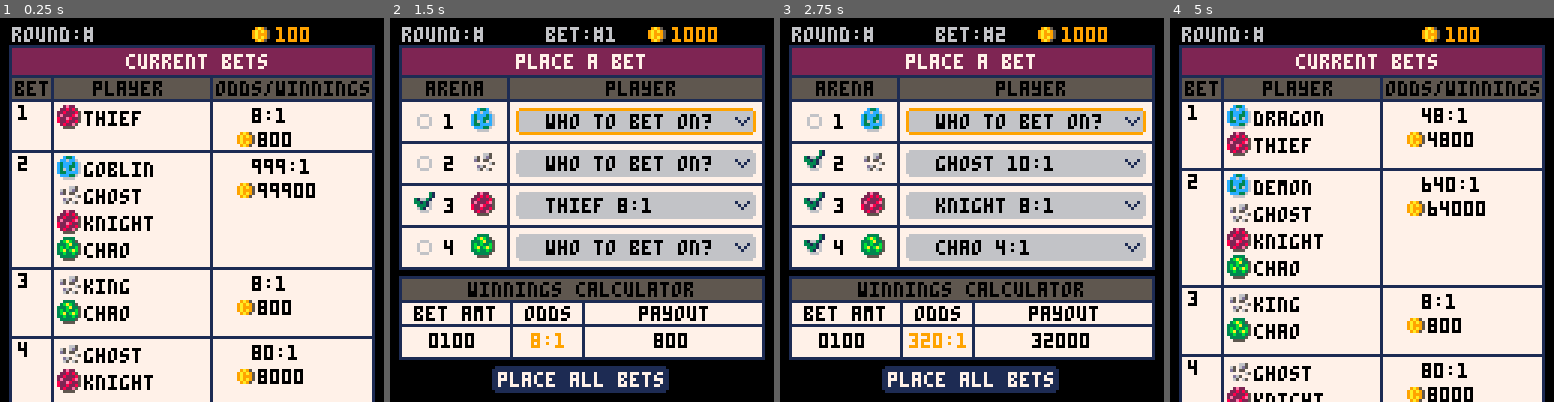
Above: before the commit, frames 1-4 (left to right).
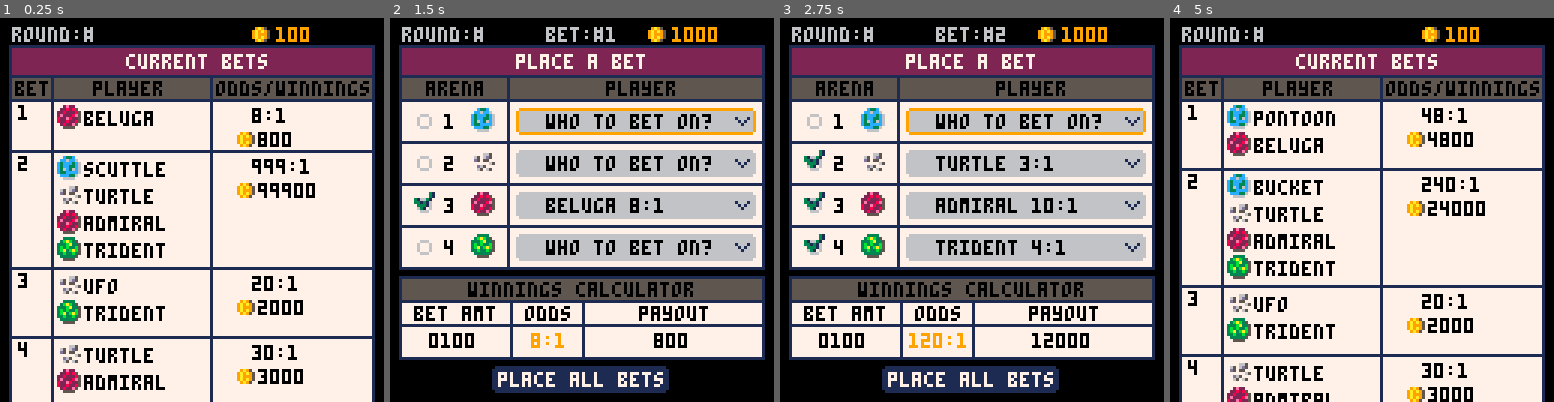
Above: after the commit, the same moments.

Repository: suspicious-smoke/club-bets-pico8
Game: PICO-8 cartridge club-bets.p8
Same seed, same stepped clock (60 frames per second), same inputs: the game is played once before the commit and once after it.
Inputs:
- Up to frame 1 (0.25 s): no input
- Up to frame 2 (1.5 s): tap X (X key) at 0.33, 1.07 s; tap O (Z key) at 0.7 s
- Up to frame 3 (2.75 s): hold Right 1.6-2.1 s; tap O (Z key) at 1.7, 2.1, 2.5 s; tap X (X key) at 1.85 s; hold Up 2.15-2.42 s; hold Right from 2.47 s (still down)
- Up to frame 4 (5 s): tap O (Z key) every 0.4 s from 2.9 to 4.9 s; tap X (X key) at 2.97, 4.08 s; release Right at 3.03 s; hold Left 3.08-3.58 s; hold Down 3.63-3.97 s; hold Right 4.02-4.68 s; hold Up from 4.73 s (still down)

The runs differ from the first frame. In frame 1, 2.6% of the frame differs, in the area x 21-79%, y 24-97%; in frame 2, 0.5%; in frame 3, 1.3%; in frame 4, 2.8%, in the area x 21-79%, y 24-100%.

Commit message:
player names and sprites

Diff:
--- a/club-bets.p8
+++ b/club-bets.p8
@@ -87,22 +85,22 @@
 	-- end
 	players={
 		--{name,abreiv,strength,{categories}}
-		{"slime","slm",10},
-		{"knight","knt",11},
-		{"dk knight","dkt",12},
-		{"dragon","dgn",13},
-		{"pegasus","pgs",14},
-		{"demon","dmn",15},
-		{"imp","imp",16},
-		{"wizard","wzd",17},
-		{"goblin","gbn",10},
-		{"thief","thf",11},
-		{"hero","hro",12},
-		{"ghost","ght",13},
-		{"quibble","qbl",14},
-		{"chao","cho",15},
-		{"behold","bhd",16},
-		{"king","kng",17},
+		{"bosco","bco",10},
+		{"admiral","adm",11},
+		{"dexter","dxt",12},
+		{"pontoon","ptn",14},
+		{"sailer","slr",15},
+		{"bucket","bkt",16},
+		{"pod engine","pde",17},
+		{"merchant","mch",10},
+		{"scuttle","sct",11},
+		{"beluga","blg",12},
+		{"ant","ant",13},
+		{"turtle","trt",14},
+		{"beholder","bhd",15},
+		{"trident","trd",16},
+		{"kingshot","kng",17},
+		{"ufo","ufo",13},
 	}
 	arenas={}
 	odds={}
@@ -875,20 +873,20 @@
 003bbbb66b10000000ecccccccc1000000b333333331000000000000000000000000000000000000000000000000000000000000000000000000000000000000
 0003bbbbb1000000000eccccc1000000000b33333310000000000000000000000000000000000000000000000000000000000000000000000000000000000000
 00000000000000000000000000000000000000000000000000000000000000000000000000000000000000000000000000000000000000000000000000000000
-00000000000000000000000000000000047047000055555000000000000000000000000000000000000000000000000000000000000000000000000000000000
-00000000028000000000000004444400040740700555551500000000600000000000000000000000000000000000000000000000006660000006660000000000
-00000000222800001555dd008444114004704070085cc51500000000066666600000000000000000000000000000000000000000006600000000660000000000
-1cccdd005222222d855566d00499441404004700085dd51541008550066556c60000000000000000000000000000000000000000555666666666655500000000
-8cc66cd022e2e2001566555084449440084595440555551544ccc5550866666c0000000000000000000000000000000000000000555666600666655500000000
-1c6ccccc5222222d005555000444440004944940005555500000855506d666d60000000000000000000000000000000000000000555666000066655500000000
-00000000000000000000000000000000000000000000000000000000000000000000000000000000000000000000000000000000000000000000000000000000
-00000000000000000000000000000000000000000000000000000000000000000000000000000000000000000000000000000000000000000000000000000000
-00000000cc0000000000000000000000000000000000000000000000000000000000000000000000000000000000000000000000000000000000000000000000
-840000000cdccc700000000c86330000002828280000999a0000aa00000000000000000000000000000000000000000000000000000000000000000000000000
-044494d000cddcc70cc00cc00b6bb0300002888009ac9000089999a000ccc0000000000000000000000000000000000000000000000000000000000000000000
-0494444400ccc6ccccccccd03393932300028cc09996c99a9999cc9a066666000000000000000000000000000000000000000000000000000000000000000000
-840050000cc06000cc6cc6c0bbbbbbbb000288808aa96000089999a06757d7600000000000000000000000000000000000000000000000000000000000000000
-00000550cc0000008668660003003000002828280000999a0000aa00066666000000000000000000000000000000000000000000000000000000000000000000
+00000000000000000000000000000000000000000000000000000000000000000000000000000000000000000000000000000000000000000000000000000000
+00000000000000000000000000000000000000000000000000000000000000000000000000000000000000000000000000000000006660000006660000000000
+00000000000000000000000000000000000000000000000000000000000000000000000000000000000000000000000000000000006600000000660000000000
+00000000000000000000000000000000000000000000000000000000000000000000000000000000000000000000000000000000555666666666655500000000
+00000000000000000000000000000000000000000000000000000000000000000000000000000000000000000000000000000000555666600666655500000000
+00000000000000000000000000000000000000000000000000000000000000000000000000000000000000000000000000000000555666000066655500000000
+00000000000000000000000000000000000000000000000000000000000000000000000000000000000000000000000000000000000000000000000000000000
+00000000000000000000000000000000000000000000000000000000000000000000000000000000000000000000000000000000000000000000000000000000
+000000000000000000000000000000000470470000555550000000000000000000000000cc000000000000000000000000000000000000000000000000000000
+0000000002800000000000000444440004074070055555150000000060000000840000000cdccc700000000c86330000002828280000999a0000aa0000000000
+00000000222800001555dd008444114004704070085cc5150000000006666660044494d000cddcc70cc00cc00b6bb0300002888009ac9000089999a000ccc000
+1cccdd005222222d855566d00499441404004700085dd51541008550066556c60494444400ccc6ccccccccd03393932300028cc09996c99a9999cc9a06666600
+8cc66cd022e2e2001566555084449440084595440555551544ccc5550866666c840050000cc06000cc6cc6c0bbbbbbbb000288808aa96000089999a06757d760
+1c6ccccc5222222d005555000444440004944940005555500000855506d666d600000550cc0000008668660003003000002828280000999a0000aa0006666600
 00000000000000000000000000000000000000000000000000000000000000000000000000000000000000000000000000000000000000000000000000000000
 01000000060000008200000000000000100010000000000000000000000000000000000000000000000000000000000000000000000000000000000000000000
 17100000616000002828080000000000010100000000000000000000000000000000000000000000000000000000000000000000000000000000000000000000
